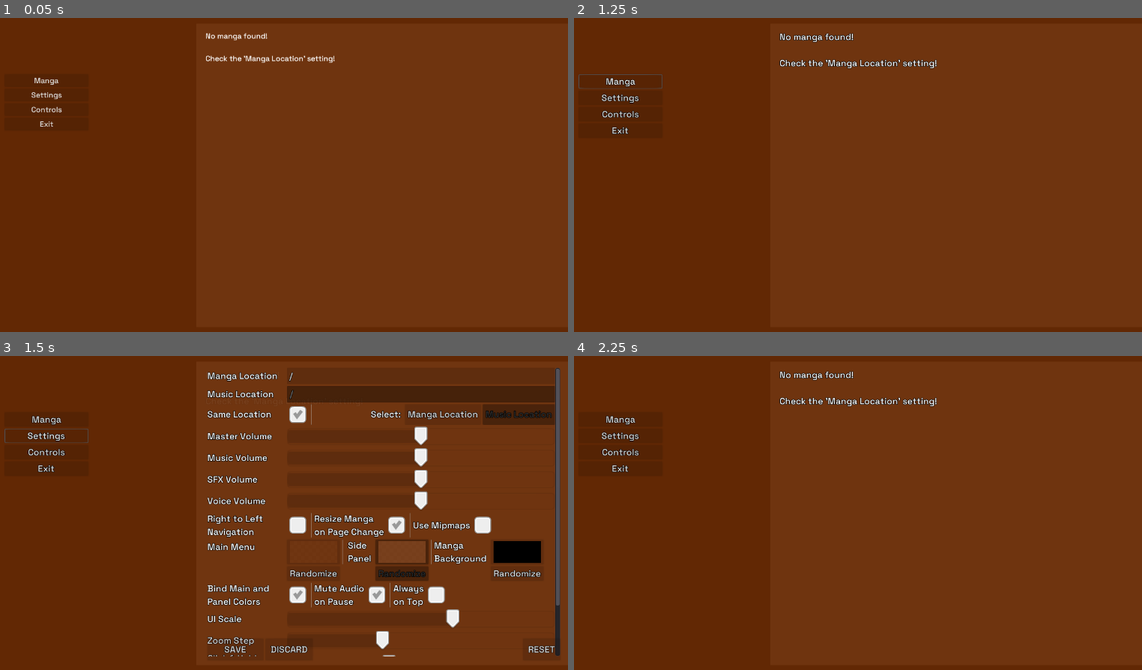
Above: before the commit, frames 1-4 (two rows, left to right).
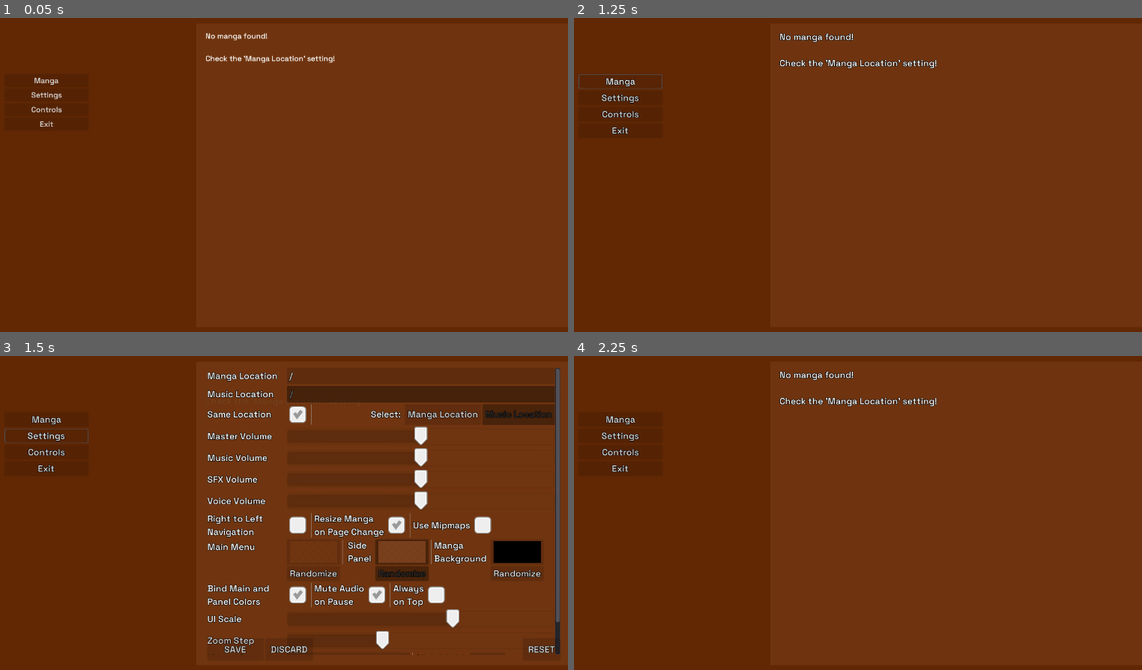
Above: after the commit, the same moments.

Repository: MrPoblin/Sound-Manga-Reader-Godot
Game: Godot game, scene res://Scenes/UI/Main.tscn
Two runs of this game, one before a commit and one after it. Both use one fixed random seed, a clock stepped at 60 frames per second and the inputs below. The engine's default icon, where the game draws it, is replaced by a stand-in: a white triangle on a blue panel in a dark square.
Inputs:
- Up to frame 1 (0.05 s): no input
- Up to frame 2 (1.25 s): click "Manga" at 0.5 s
- Up to frame 3 (1.5 s): click "Settings" at 1.25 s
- Up to frame 4 (2.25 s): click "SAVE" at 2 s

Frames 1-2 are identical in both runs. In frame 3, less than 0.1% of the frame differs, in the area x 36-99%, y 79-96%; in frame 4, nothing differs.

Commit message:
Long Click turned into a SpinBox

Diff:
--- a/Scenes/UI/Settings.tscn
+++ b/Scenes/UI/Settings.tscn
@@ -34,11 +34,11 @@
 
 [node name="SettingScroll" type="ScrollContainer" parent="set"]
 anchor_right = 0.98
-anchor_bottom = 0.98
+anchor_bottom = 0.975
 
 [node name="SettingGrid" type="GridContainer" parent="set/SettingScroll"]
 margin_right = 1216.77
-margin_bottom = 417.0
+margin_bottom = 382.0
 size_flags_horizontal = 3
 custom_constants/vseparation = 4
 custom_constants/hseparation = 20
@@ -439,44 +439,58 @@
 step = 0.005
 value = 1.0
 
-[node name="l_long_click" type="Label" parent="set/SettingScroll/SettingGrid"]
+[node name="l_scheme" type="Label" parent="set/SettingScroll/SettingGrid"]
 margin_top = 333.0
 margin_right = 99.0
 margin_bottom = 364.0
-text = "Click & Hold
-Time to Pan"
-
-[node name="s_long_click" type="HSlider" parent="set/SettingScroll/SettingGrid"]
-margin_left = 119.0
-margin_top = 333.0
-margin_right = 1216.0
-margin_bottom = 364.0
-mouse_default_cursor_shape = 10
-size_flags_vertical = 1
-min_value = 0.02
-max_value = 0.5
-step = 0.002
-value = 0.02
-
-[node name="l_scheme" type="Label" parent="set/SettingScroll/SettingGrid"]
-margin_top = 368.0
-margin_right = 99.0
-margin_bottom = 399.0
 text = "Mouse Control
 Scheme"
 
-[node name="op_scheme" type="OptionButton" parent="set/SettingScroll/SettingGrid"]
-margin_left = 119.0
-margin_top = 368.0
-margin_right = 148.0
-margin_bottom = 399.0
+[node name="OtherGrid4" type="GridContainer" parent="set/SettingScroll/SettingGrid"]
+margin_left = 119.0
+margin_top = 333.0
+margin_right = 1216.0
+margin_bottom = 364.0
+size_flags_horizontal = 3
+size_flags_vertical = 3
+columns = 5
+
+[node name="op_scheme" type="OptionButton" parent="set/SettingScroll/SettingGrid/OtherGrid4"]
+margin_right = 29.0
+margin_bottom = 31.0
 size_flags_horizontal = 0
 script = ExtResource( 9 )
 
+[node name="VSeparator" type="VSeparator" parent="set/SettingScroll/SettingGrid/OtherGrid4"]
+margin_left = 33.0
+margin_right = 37.0
+margin_bottom = 31.0
+
+[node name="l_long_click" type="Label" parent="set/SettingScroll/SettingGrid/OtherGrid4"]
+margin_left = 41.0
+margin_right = 123.0
+margin_bottom = 31.0
+text = "Click & Hold
+Time to Pan "
+
+[node name="s_long_click" type="SpinBox" parent="set/SettingScroll/SettingGrid/OtherGrid4"]
+margin_left = 127.0
+margin_right = 612.0
+margin_bottom = 31.0
+hint_tooltip = "Miliseconds"
+mouse_default_cursor_shape = 9
+size_flags_horizontal = 3
+size_flags_vertical = 3
+min_value = 1.0
+max_value = 2000.0
+value = 1.0
+align = 2
+suffix = "ms"
+
 [node name="space" type="Label" parent="set/SettingScroll/SettingGrid"]
-margin_top = 403.0
-margin_right = 99.0
-margin_bottom = 417.0
+margin_top = 368.0
+margin_right = 99.0
+margin_bottom = 382.0
 text = "    "
 
 [node name="SettEndGrid" type="GridContainer" parent="set"]
--- a/Scripts/Config.gd
+++ b/Scripts/Config.gd
@@ -14,7 +14,7 @@
 	config.set_value("controls", "auto_resize", true)
 	config.set_value("controls", "mute_on_pause", true)
 	config.set_value("controls", "zoom_step", 1.35)
-	config.set_value("controls", "long_click", 0.2)
+	config.set_value("controls", "long_click", 0.18)
 	config.set_value("controls", "mipmaps", false)
 	config.set_value("controls", "mouseScheme", 0)
 	config.set_value("controls", "onTop", false)
--- a/Scripts/UI/Main.gd
+++ b/Scripts/UI/Main.gd
@@ -45,6 +45,7 @@
 func _on_Main_resized() -> void:
 	setFont(0.2)
 
+
 var isPaused: bool = false
 func setFont(wait: float, scale: int = Config.config.get_value("controls", "uiScale", 50)) -> void:
 	if (!isPaused):
--- a/Scripts/UI/SettingGrid.gd
+++ b/Scripts/UI/SettingGrid.gd
@@ -17,14 +17,14 @@
 	$OtherGrid/c_swap_lr.pressed = Config.config.get_value("controls", "swapLR", false)
 	$OtherGrid/c_auto_res.pressed = Config.config.get_value("controls", "auto_resize", true)
 	$s_zoom.value = clamp(Config.config.get_value("controls", "zoom_step", 1.35), 1, 2)
-	$s_long_click.value = clamp(Config.config.get_value("controls", "long_click", 0.2), 0.1, 1)
+	$OtherGrid4/s_long_click.value = clamp(Config.config.get_value("controls", "long_click", 0.18), 0.1, 1) * 1000
 	$OtherGrid/c_use_mipmaps.pressed = Config.config.get_value("controls", "mipmaps", false)
 	$ColorGrid/cp_main.color = Config.config.get_value("color", "main", Color.black)
 	$ColorGrid/cp_panel.color = Config.config.get_value("color", "panel", Color.black.lightened(0.12))
 	$ColorGrid/cp_bg.color = Config.config.get_value("color", "bg", Color.black)
 	$OtherGrid3/c_bind_col.pressed = Config.config.get_value("color", "bind", true)
 	$OtherGrid3/c_mute_on_pause.pressed = Config.config.get_value("controls", "mute_on_pause", true)
-	$op_scheme.select(Config.config.get_value("controls", "mouseScheme", 0))
+	$OtherGrid4/op_scheme.select(Config.config.get_value("controls", "mouseScheme", 0))
 	$OtherGrid3/c_on_top.pressed = Config.config.get_value("controls", "onTop", false)
 	$s_ui_scale.value = Config.config.get_value("controls", "uiScale", 50)
 
@@ -72,9 +72,9 @@
 	Config.config.set_value("color", "bg", $ColorGrid/cp_bg.color)
 	Config.config.set_value("controls", "mute_on_pause", $OtherGrid3/c_mute_on_pause.pressed)
 	Config.config.set_value("controls", "zoom_step", $s_zoom.value)
-	Config.config.set_value("controls", "long_click", $s_long_click.value)
+	Config.config.set_value("controls", "long_click", $OtherGrid4/s_long_click.value / 1000)
 	Config.config.set_value("controls", "mipmaps", $OtherGrid/c_use_mipmaps.pressed)
-	Config.config.set_value("controls", "mouseScheme", $op_scheme.get_selected())
+	Config.config.set_value("controls", "mouseScheme", $OtherGrid4/op_scheme.get_selected())
 	Config.config.set_value("controls", "onTop", $OtherGrid3/c_on_top.pressed)
 	Config.config.set_value("controls", "uiScale", 100 - $s_ui_scale.value)
 	Config.config.save("user://config.cfg")
